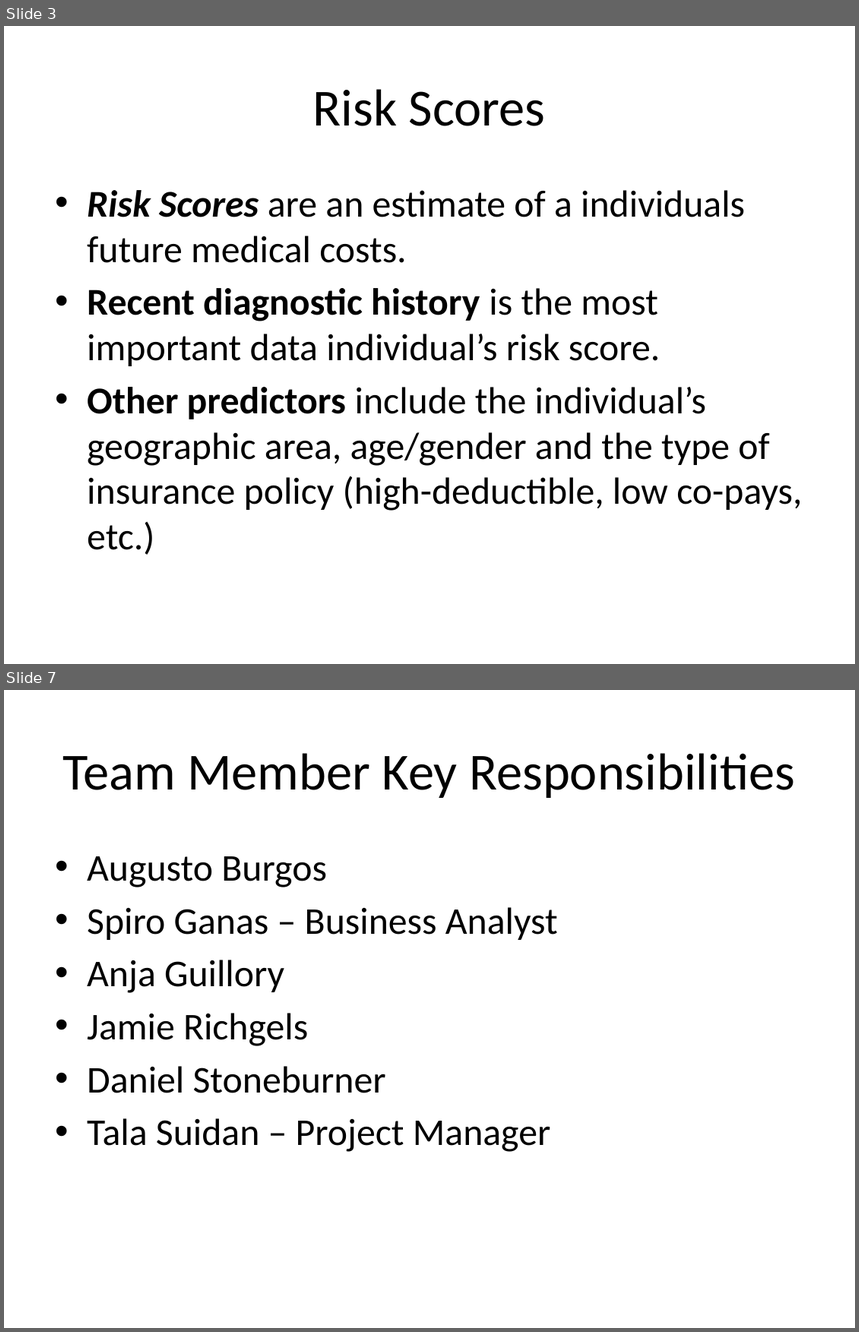
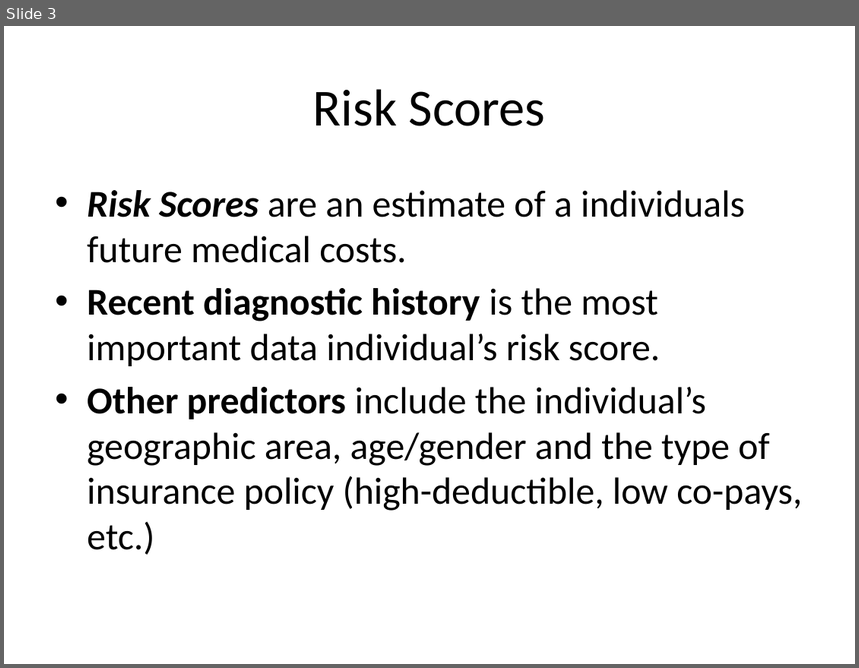
Before and after one commit to AnjaGuillory/FHIRED_Up, a slide deck: Team Deliverable 1/ACA Risk Adjustment EHR Enhancement - FHIRed UP.pptx. Shown one above the other, each under a label of ours: slides 3 and 7 before the commit, slide 3 after it; the slides between them are not shown. The pictures are 859x1332 and 859x668 pixels, drawn with LibreOffice and Linux fonts; fonts in the diff are those of the drawing; background and template pictures are left out. Boxes give left, top, right and bottom in pixels: in the first picture for what was removed or moved away, otherwise in the second. Text is boxed around its words. In the diff, an @@ line names an element or a change of style, - is before the commit and + after.

```diff
--- a/Team Deliverable 1/ACA Risk Adjustment EHR Enhancement - FHIRed UP.pptx
+++ b/Team Deliverable 1/ACA Risk Adjustment EHR Enhancement - FHIRed UP.pptx
@@ slide 7 removed at (x1=4, y1=690, x2=855, y2=1328), background #FFFFFF @@
@@ title removed at (x1=63, y1=753, x2=795, y2=798) @@
-Team Member Key Responsibilities
@@ text removed at (x1=87, y1=856, x2=558, y2=1152) @@
-• Augusto Burgos
-• Spiro Ganas – Business Analyst
-• Anja Guillory
-• Jamie Richgels
-• Daniel Stoneburner
-• Tala Suidan – Project Manager
```
Also in this commit, not shown: 3 slides changed, 1 slide added, 5 other slides removed, 1 other file.
